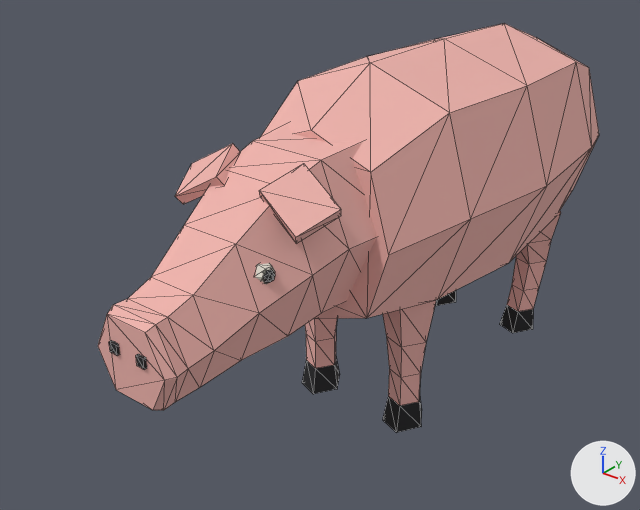
Renders of the glTF model site/models/GN_Pig_faceted_01.glb from each side of a commit.
The view is the same before and after, from a 50 mm lens placed at (1.096, -1.842, 1.328), pointed at (-0.094, -0.354, 0.405). The lights are fixed; the arrows at lower right show +X, +Y and +Z. The older version comes first. Mesh edges are drawn as thin lines. Vertices at exactly the same position are counted once.

The first picture shows 'GN_Pig_faceted'.
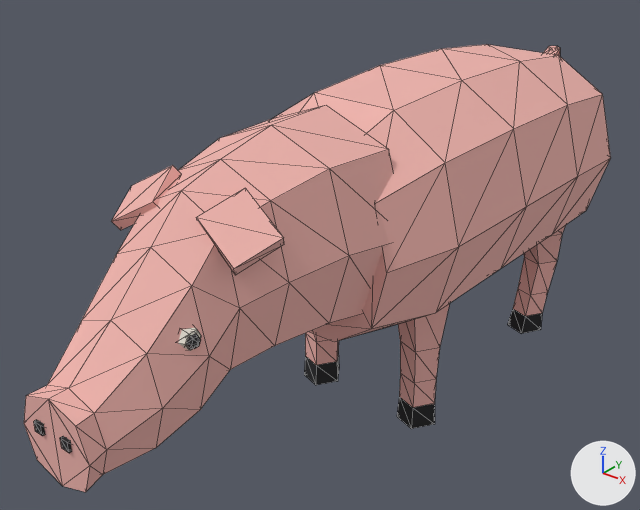
Pixel boxes (x1, y1, x2, y2) of what changed, in the pictures (640 x 510 px; the box of a moved part takes in the faces that stretch with it):
```json
{"object": "GN_Pig_faceted", "change": "reshaped", "before": [98, 23, 599, 433], "after": [24, 44, 611, 492], "on screen": "17% wider, 9% taller"}
{"part": 1, "of": "me_gn_pig_faceted", "change": "moved or reshaped", "before": [175, 143, 241, 204], "after": [111, 165, 182, 230]}
{"part": 2, "of": "me_gn_pig_faceted", "change": "moved or reshaped", "before": [259, 163, 341, 244], "after": [196, 188, 284, 275]}
{"part": 3, "of": "me_gn_pig_faceted", "change": "moved or reshaped", "before": [255, 263, 275, 284], "after": [178, 328, 201, 350]}
{"part": 4, "of": "me_gn_pig_faceted", "change": "moved or reshaped", "before": [263, 269, 275, 283], "after": [186, 333, 201, 349]}
{"part": 5, "of": "me_gn_pig_faceted", "change": "moved or reshaped", "before": [109, 340, 120, 355], "after": [34, 419, 45, 436]}
{"part": 6, "of": "me_gn_pig_faceted", "change": "moved or reshaped", "before": [136, 354, 147, 369], "after": [60, 436, 72, 453]}
{"part": 7, "of": "me_gn_pig_faceted", "change": "rebuilt", "before": [98, 123, 377, 410], "after": [24, 106, 393, 492], "on screen": "32% wider, 34% taller"}
{"part": 8, "of": "me_gn_pig_faceted", "change": "rebuilt", "before": [261, 23, 599, 319], "after": [273, 44, 611, 342]}
{"part": 9, "of": "me_gn_pig_faceted", "change": "rebuilt", "before": [500, 211, 561, 333], "after": [507, 226, 565, 333]}
{"part": 10, "of": "me_gn_pig_faceted", "change": "rebuilt", "before": [435, 290, 456, 306], "on screen": "not visible afterwards"}
{"part": 11, "of": "me_gn_pig_faceted", "change": "rebuilt", "before": [383, 300, 436, 433], "after": [397, 303, 450, 429]}
{"part": 12, "of": "me_gn_pig_faceted", "change": "rebuilt", "before": [302, 319, 340, 394], "after": [304, 332, 339, 385]}
{"part": 13, "of": "me_gn_pig_faceted", "change": "moved or reshaped", "after": [544, 46, 560, 56], "on screen": "not visible before"}
```

Edits to the scene script, one JSON object a line:
```json
{"block": "me_gn_pig_faceted", "where": "# used by ob_gn_pig_faceted; location = (0.0, 0.0, 0.0)"}
{"op": "remove", "block": "me_gn_pig_faceted", "code": "me_gn_pig_faceted.from_pydata(...)  # 366 vertices, 672 faces; spans x -0.3..0.3, y -1.02..0.62, z 0.0..0.87"}
{"op": "add", "block": "me_gn_pig_faceted", "code": "me_gn_pig_faceted.from_pydata(...)  # 402 vertices, 744 faces; spans x -0.3..0.3, y -1.19..0.67, z 0.0..0.81"}
{"block": "me_gn_pig_faceted", "change": "me_gn_pig_faceted part 1: the loose piece of 8 vertices spanning x -0.19..-0.05, y -0.74..-0.62, z 0.64..0.76 is moved by (0.0, -0.16, 0.0)"}
{"block": "me_gn_pig_faceted", "change": "me_gn_pig_faceted part 2: the loose piece of 8 vertices spanning x 0.05..0.19, y -0.74..-0.62, z 0.64..0.76 is moved by (0.0, -0.16, 0.0)"}
{"block": "me_gn_pig_faceted", "change": "me_gn_pig_faceted part 3: the loose piece of 30 vertices spanning x 0.07..0.12, y -0.79..-0.74, z 0.56..0.6 is moved by (0.0, -0.2, -0.04)"}
{"block": "me_gn_pig_faceted", "change": "me_gn_pig_faceted part 4: the loose piece of 30 vertices spanning x 0.1..0.13, y -0.78..-0.75, z 0.57..0.59 is moved by (0.0, -0.2, -0.04)"}
{"block": "me_gn_pig_faceted", "change": "me_gn_pig_faceted part 5: the loose piece of 8 vertices spanning x -0.05..-0.03, y -1.02..-1.0, z 0.48..0.5 is moved by (0.0, -0.17, -0.07)"}
{"block": "me_gn_pig_faceted", "change": "me_gn_pig_faceted part 6: the loose piece of 8 vertices spanning x 0.03..0.05, y -1.02..-1.0, z 0.48..0.5 is moved by (0.0, -0.17, -0.07)"}
{"block": "me_gn_pig_faceted", "change": "me_gn_pig_faceted part 7: the loose piece of 48 vertices spanning x -0.18..0.18, y -1.01..-0.42, z 0.38..0.76 is rebuilt with 64 vertices and now spans x -0.21..0.21, y -1.18..-0.45, z 0.31..0.81"}
{"block": "me_gn_pig_faceted", "change": "me_gn_pig_faceted part 8: the loose piece of 40 vertices spanning x -0.3..0.3, y -0.5..0.5, z 0.27..0.87 is rebuilt with 60 vertices and now spans x -0.3..0.3, y -0.52..0.56, z 0.27..0.81"}
{"block": "me_gn_pig_faceted", "change": "me_gn_pig_faceted part 9: the loose piece of 30 vertices spanning x 0.06..0.22, y 0.2..0.4, z 0.0..0.38 is rebuilt with 30 vertices and now spans x 0.07..0.25, y 0.2..0.42, z 0.0..0.42"}
{"block": "me_gn_pig_faceted", "change": "me_gn_pig_faceted part 10: the loose piece of 30 vertices spanning x -0.2..-0.04, y 0.2..0.4, z 0.0..0.38 is rebuilt with 30 vertices and now spans x -0.23..-0.05, y 0.2..0.42, z 0.0..0.42"}
{"block": "me_gn_pig_faceted", "change": "me_gn_pig_faceted part 11: the loose piece of 25 vertices spanning x 0.07..0.2, y -0.38..-0.22, z 0.0..0.36 is rebuilt with 25 vertices and now spans x 0.09..0.22, y -0.36..-0.18, z 0.0..0.4"}
{"block": "me_gn_pig_faceted", "change": "me_gn_pig_faceted part 12: the loose piece of 25 vertices spanning x -0.19..-0.06, y -0.38..-0.22, z 0.0..0.36 is rebuilt with 25 vertices and now spans x -0.21..-0.07, y -0.36..-0.18, z 0.0..0.4"}
{"block": "me_gn_pig_faceted", "change": "me_gn_pig_faceted part 13"}
{"block": "me_gn_pig_faceted", "change": "15 vertices are removed from x -0.03..0.03, y 0.5..0.62, z 0.58..0.66"}
{"block": "me_gn_pig_faceted", "change": "28 faces are deleted"}
{"block": "me_gn_pig_faceted", "change": "15 vertices are added at x -0.02..0.02, y 0.53..0.67, z 0.66..0.74"}
{"block": "me_gn_pig_faceted", "change": "28 new faces join them"}
{"block": "me_gn_pig_faceted", "change": "other edits to the shape of me_gn_pig_faceted do not show in these pictures"}
```
